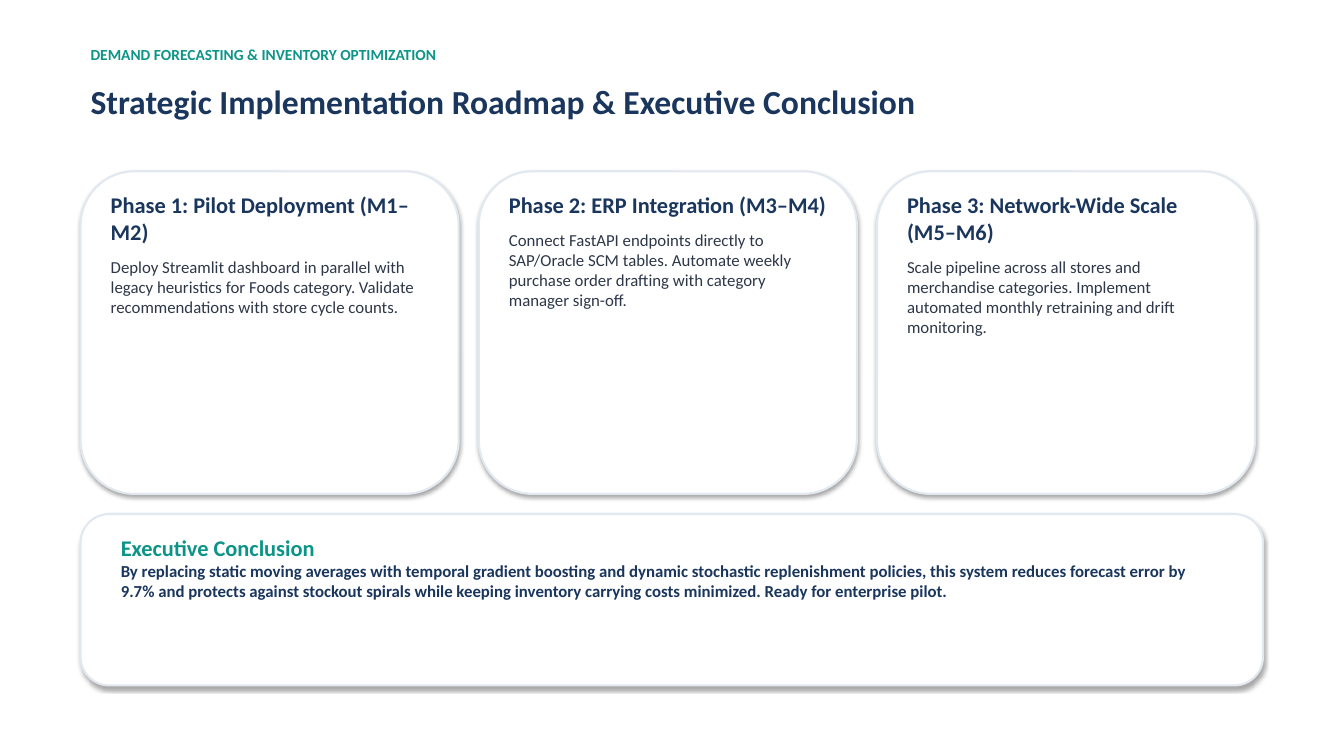
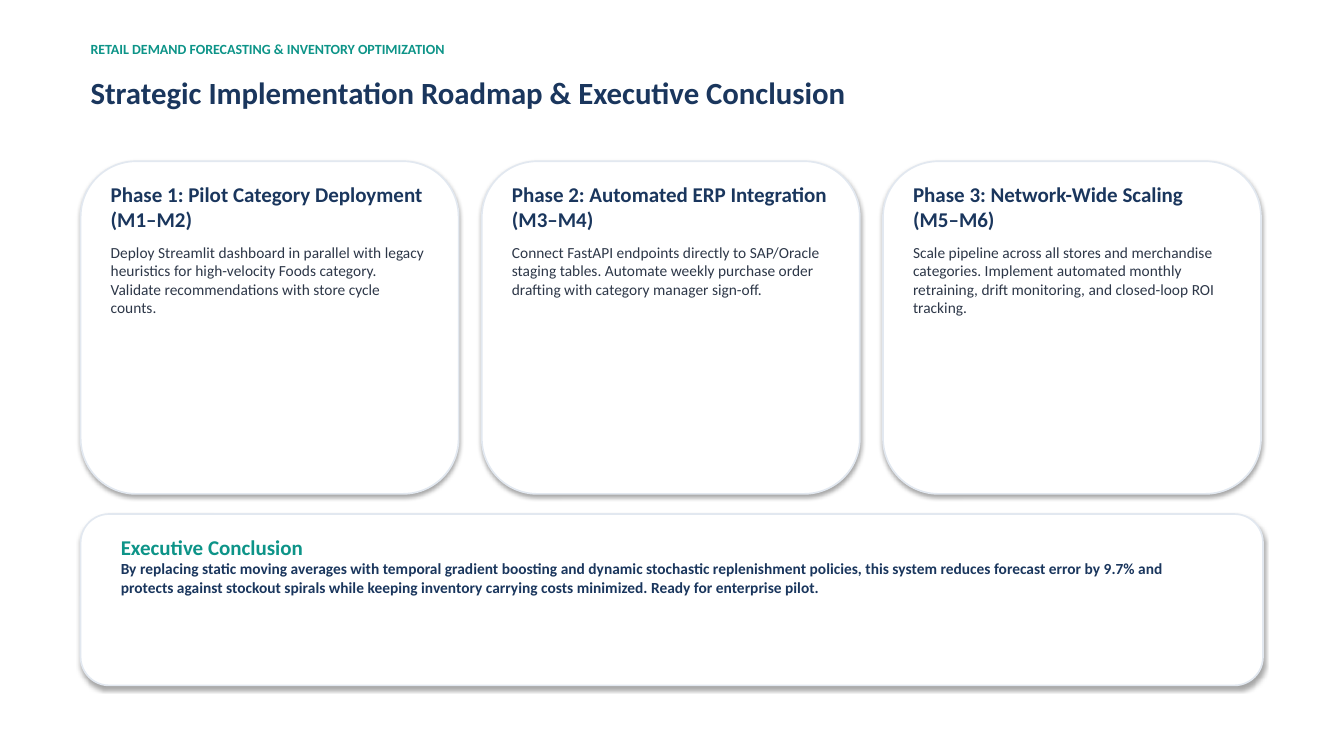
Before and after one commit to Pranav-2910/Demand-Forecasting-Inventory-Optimization-Using-Machine-Learning, a slide deck: slide 14 of Week 4/final_presentation.pptx (slide 12 before the commit). Drawn at 1344x756 pixels with LibreOffice and Linux fonts; fonts in the diff are those of the drawing. Boxes give left, top, right and bottom in pixels: in the first picture for what was removed or moved away, otherwise in the second. Text is boxed around its words. In the diff, an @@ line names an element or a change of style, - is before the commit and + after.

Commit message:
Add formal 11-page PDF analytical report, enhanced executive 14-slide presentation deck with numerical observations, and updated documentation

```diff
--- a/Week 4/final_presentation.pptx
+++ b/Week 4/final_presentation.pptx
@@ text at bbox=[91, 45, 445, 54]: text changed; size 11 to 10 pt @@
-DEMAND FORECASTING & INVENTORY OPTIMIZATION
+RETAIL DEMAND FORECASTING & INVENTORY OPTIMIZATION
@@ text "Strategic Implementation Roadmap & Executive ...": place and size @@
-text "Strategic Implementation Roadmap & Executive ..." at bbox=[91, 90, 915, 120]
+text "Strategic Implementation Roadmap & Executive ..." at bbox=[91, 82, 845, 110]
@@ text "Strategic Implementation Roadmap & Executive ..." at bbox=[91, 82, 845, 110]: size 24 to 22 pt @@
@@ rounded rectangle: place and size @@
-rounded rectangle at bbox=[81, 171, 459, 494]
+rounded rectangle at bbox=[81, 161, 459, 494]
@@ rounded rectangle: place and size @@
-rounded rectangle at bbox=[479, 171, 857, 494]
+rounded rectangle at bbox=[482, 161, 860, 494]
@@ outline #E2E8F0 1.5 pt to #E2E8F0 1.2 pt in 4 elements at bbox=[81, 514, 1263, 686], bbox=[81, 161, 459, 494], bbox=[482, 161, 860, 494], bbox=[883, 161, 1261, 494] @@
@@ rounded rectangle: place and size @@
-rounded rectangle at bbox=[877, 171, 1255, 494]
+rounded rectangle at bbox=[883, 161, 1261, 494]
@@ text at bbox=[111, 187, 424, 313]: text changed; size 12 to 11 pt @@
-Phase 1: Pilot Deployment (M1–M2)
-Deploy Streamlit dashboard in parallel with legacy heuristics for Foods category. Validate recommendations with store cycle counts.
+Phase 1: Pilot Category Deployment (M1–M2)
+Deploy Streamlit dashboard in parallel with legacy heuristics for high-velocity Foods category. Validate recommendations with store cycle counts.
@@ text at bbox=[512, 187, 827, 298]: text changed; size 12 to 11 pt @@
-Phase 2: ERP Integration (M3–M4)
-Connect FastAPI endpoints directly to SAP/Oracle SCM tables. Automate weekly purchase order drafting with category manager sign-off.
+Phase 2: Automated ERP Integration (M3–M4)
+Connect FastAPI endpoints directly to SAP/Oracle staging tables. Automate weekly purchase order drafting with category manager sign-off.
@@ text at bbox=[913, 187, 1214, 316]: text changed; size 12 to 11 pt @@
-Phase 3: Network-Wide Scale (M5–M6)
-Scale pipeline across all stores and merchandise categories. Implement automated monthly retraining and drift monitoring.
+Phase 3: Network-Wide Scaling (M5–M6)
+Scale pipeline across all stores and merchandise categories. Implement automated monthly retraining, drift monitoring, and closed-loop ROI tracking.
@@ text "Executive Conclusion" at bbox=[121, 540, 1162, 596]: size 16 to 15 pt in "Executive Conclusion"; size 12 to 11 pt @@
```
Also in this commit, not shown: 10 other slides changed, 3 slides added, 1 slide removed, 4 other files.
